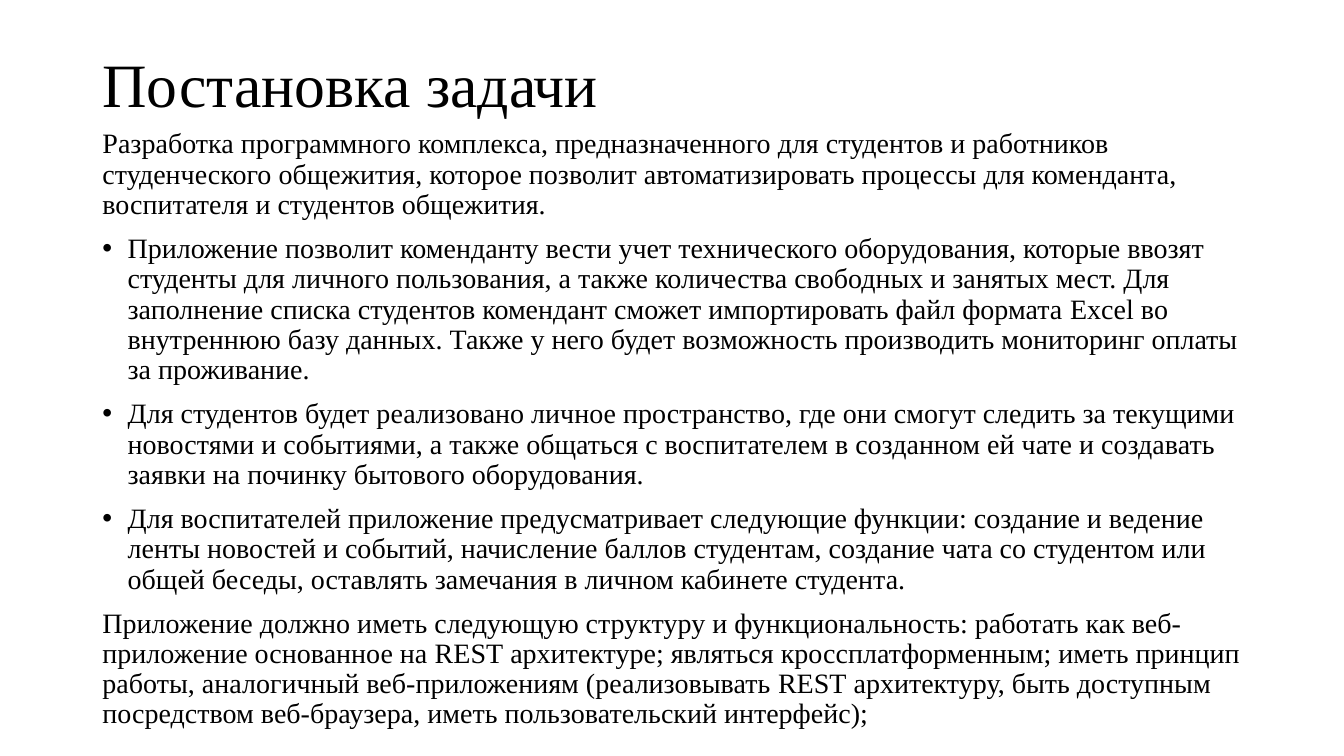
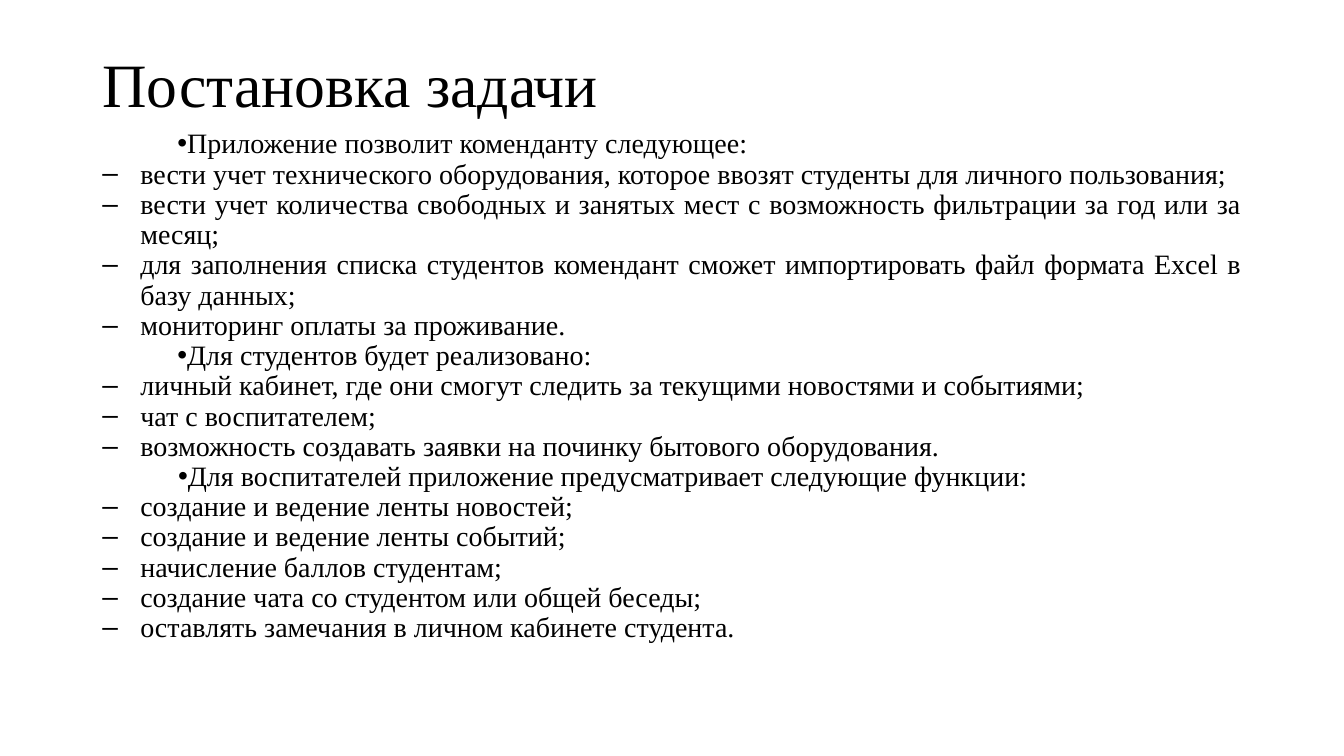
Before and after one commit to Pavel-Parkhomenko/Student-Hostel-Service, a slide deck: slide 2 of docs/прочее/Конференция.pptx. Drawn at 1344x756 pixels with LibreOffice and Linux fonts; fonts in the diff are those of the drawing. Boxes give left, top, right and bottom in pixels: in the first picture for what was removed or moved away, otherwise in the second. Text is boxed around its words. In the diff, an @@ line names an element or a change of style, - is before the commit and + after.

```diff
--- a/docs/прочее/Конференция.pptx
+++ b/docs/прочее/Конференция.pptx
@@ text at box(140, 134, 1241, 643): text changed @@
-Разработка программного комплекса, предназначенного для студентов и работников студенческого общежития, которое позволит автоматизировать процессы для коменданта, воспитателя и студентов общежития.
-• Приложение позволит коменданту вести учет технического оборудования, которые ввозят студенты для личного пользования, а также количества свободных и занятых мест. Для заполнение списка студентов комендант сможет импортировать файл формата Excel во внутреннюю базу данных. Также у него будет возможность производить мониторинг оплаты за проживание.
-• Для студентов будет реализовано личное пространство, где они смогут следить за текущими новостями и событиями, а также общаться с воспитателем в созданном ей чате и создавать заявки на починку бытового оборудования.
-• Для воспитателей приложение предусматривает следующие функции: создание и ведение ленты новостей и событий, начисление баллов студентам, создание чата со студентом или общей беседы, оставлять замечания в личном кабинете студента.
-Приложение должно иметь следующую структуру и функциональность: работать как веб-приложение основанное на REST архитектуре; являться кроссплатформенным; иметь принцип работы, аналогичный веб-приложениям (реализовывать REST архитектуру, быть доступным посредством веб-браузера, иметь пользовательский интерфейс);
+• Приложение позволит коменданту следующее:
+– вести учет технического оборудования, которое ввозят студенты для личного пользования;
+– вести учет количества свободных и занятых мест с возможность фильтрации за год или за месяц;
+– для заполнения списка студентов комендант сможет импортировать файл формата Excel в базу данных;
+– мониторинг оплаты за проживание.
+• Для студентов будет реализовано:
+– личный кабинет, где они смогут следить за текущими новостями и событиями;
+– чат с воспитателем;
+– возможность создавать заявки на починку бытового оборудования.
+• Для воспитателей приложение предусматривает следующие функции:
+– создание и ведение ленты новостей;
+– создание и ведение ленты событий;
+– начисление баллов студентам;
+– создание чата со студентом или общей беседы;
+– оставлять замечания в личном кабинете студента.
```
Also in this commit, not shown: 7 slides added, 4 slides removed, 57 other files.
